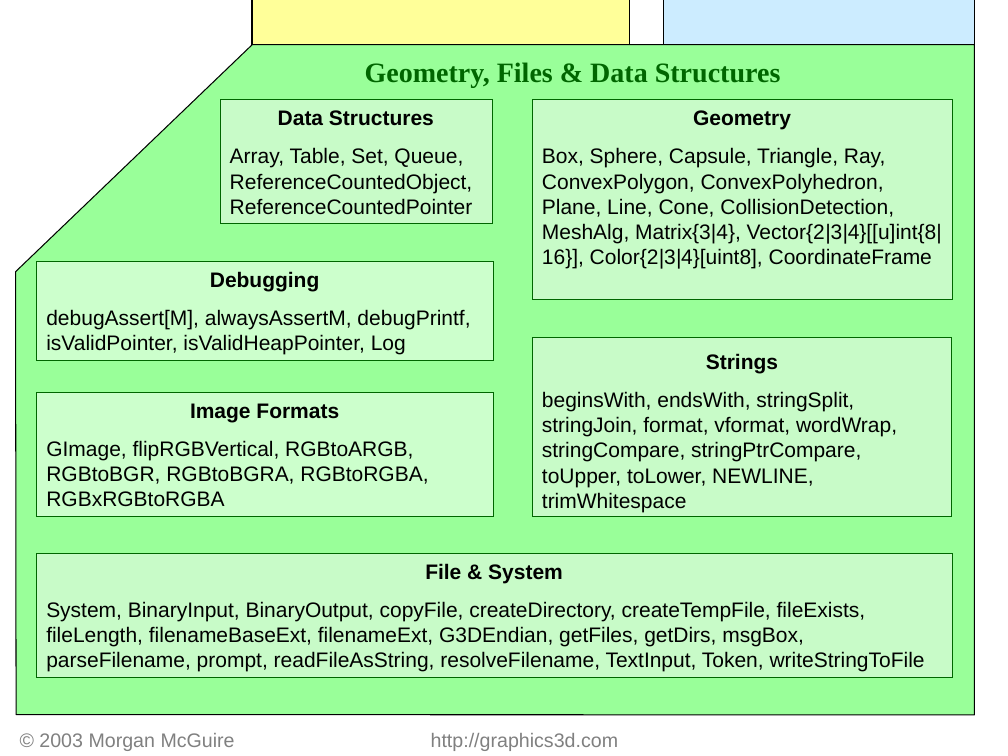
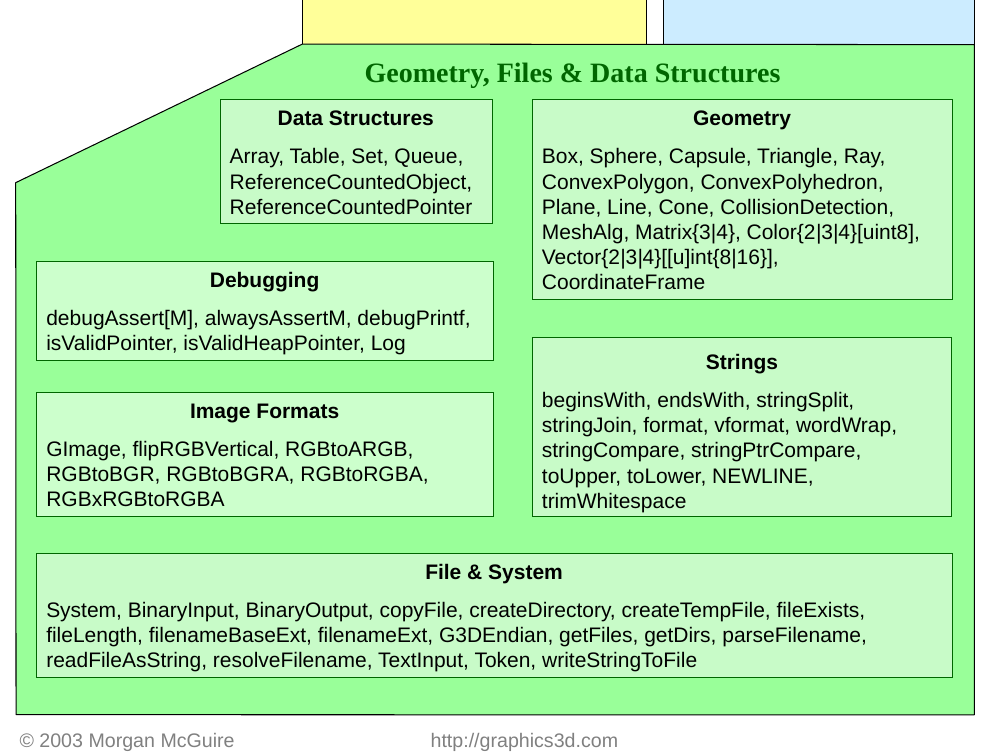
Before and after one commit to luaman/g3d-cpp, a slide deck: slide 2 of source/G3D-Map.ppt. Drawn at 1008x756 pixels with LibreOffice and Linux fonts; fonts in the diff are those of the drawing. Boxes give left, top, right and bottom in pixels: in the first picture for what was removed or moved away, otherwise in the second. Text is boxed around its words. In the diff, an @@ line names an element or a change of style, - is before the commit and + after.

```diff
--- a/source/G3D-Map.ppt
+++ b/source/G3D-Map.ppt
@@ rectangle: place and size @@
-rectangle at (252, 0, 630, 45)
+rectangle at (302, 0, 647, 50)
@@ freeform shape at (16, 44, 975, 715): outline redrawn @@
@@ text in rectangle at (542, 147, 920, 290): text changed @@
-Box, Sphere, Capsule, Triangle, Ray, ConvexPolygon, ConvexPolyhedron, Plane, Line, Cone, CollisionDetection, MeshAlg, Matrix{3|4}, Vector{2|3|4}[[u]int{8|16}], Color{2|3|4}[uint8], CoordinateFrame
+Box, Sphere, Capsule, Triangle, Ray, ConvexPolygon, ConvexPolyhedron, Plane, Line, Cone, CollisionDetection, MeshAlg, Matrix{3|4}, Color{2|3|4}[uint8], Vector{2|3|4}[[u]int{8|16}], CoordinateFrame
@@ text in rectangle at (46, 601, 867, 672): text changed @@
-System, BinaryInput, BinaryOutput, copyFile, createDirectory, createTempFile, fileExists, fileLength, filenameBaseExt, filenameExt, G3DEndian, getFiles, getDirs, msgBox, parseFilename, prompt, readFileAsString, resolveFilename, TextInput, Token, writeStringToFile
+System, BinaryInput, BinaryOutput, copyFile, createDirectory, createTempFile, fileExists, fileLength, filenameBaseExt, filenameExt, G3DEndian, getFiles, getDirs, parseFilename, readFileAsString, resolveFilename, TextInput, Token, writeStringToFile
```
Also in this commit, not shown: 1 other slide changed.
